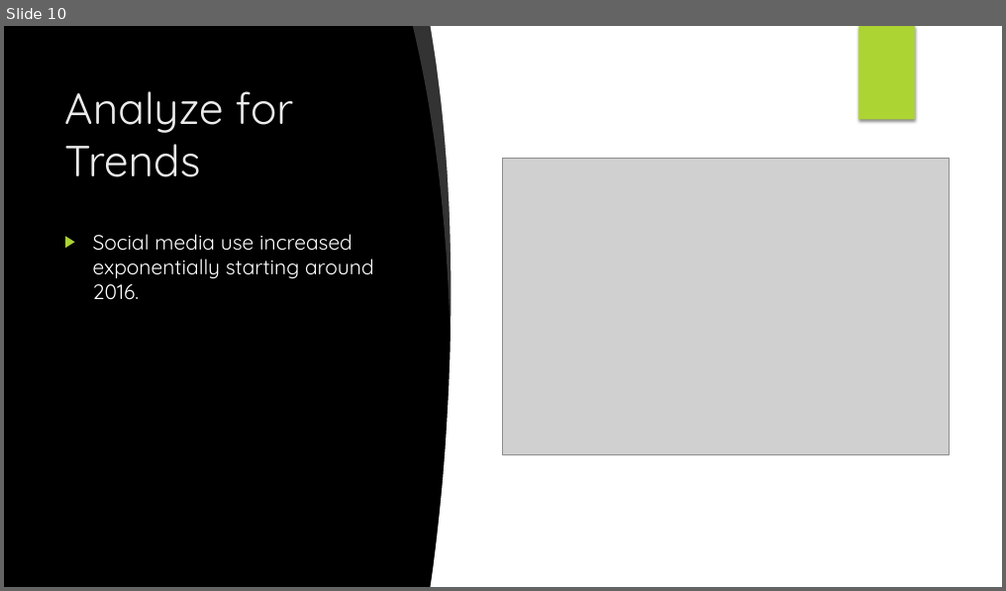
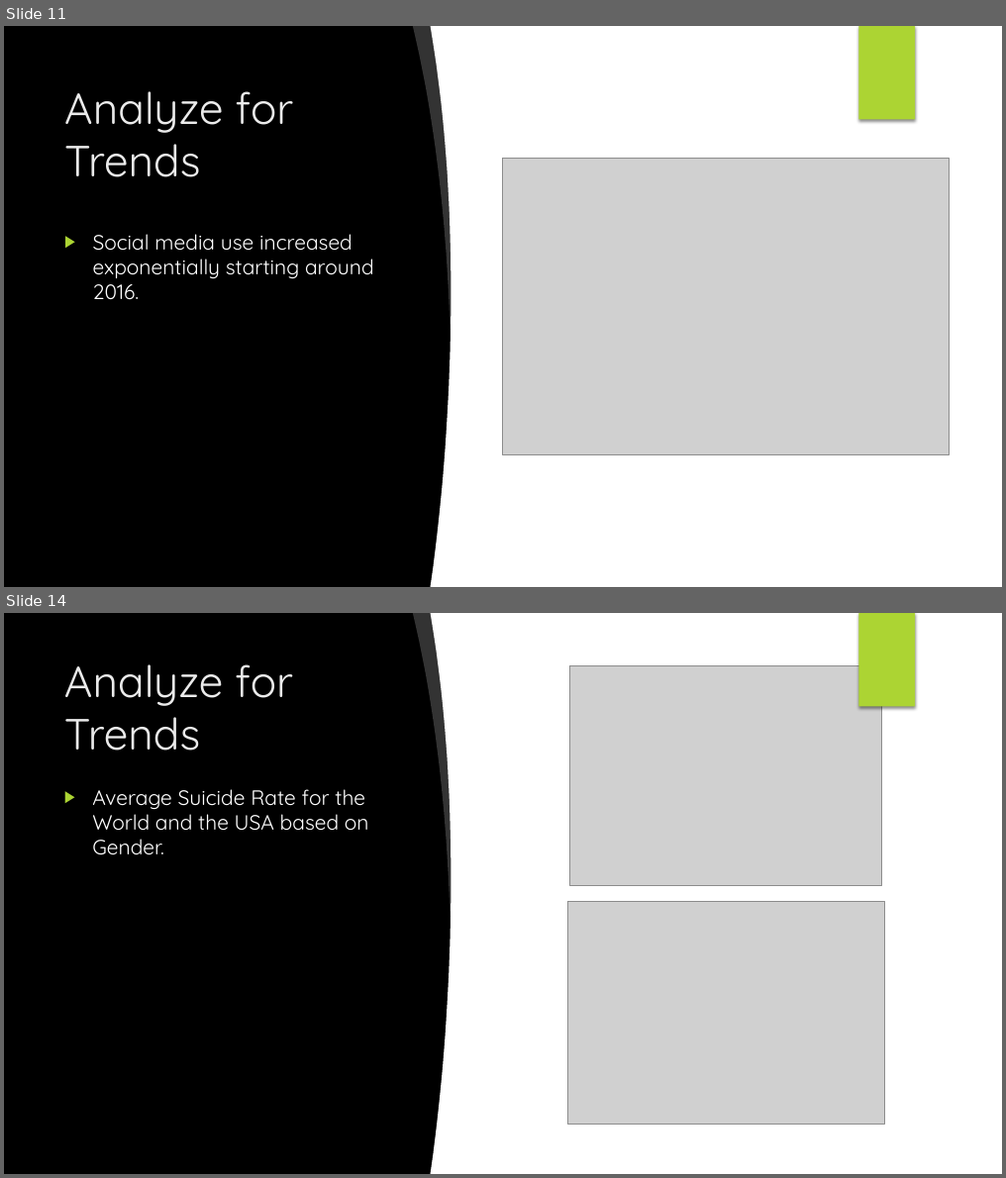
Before and after one commit to ludmilagd/SocialMediaUsageImpact, a slide deck: SocialMediaSuicideRate.pptx. Shown one above the other, each under a label of ours: slide 10 before the commit, slides 11 and 14 after it; the slides between them are not shown. The pictures are 1006x591 and 1006x1178 pixels, drawn with LibreOffice and Linux fonts; fonts in the diff are those of the drawing; grey boxes stand for pictures; background and template pictures are left out. Boxes give left, top, right and bottom in pixels: in the first picture for what was removed or moved away, otherwise in the second. Text is boxed around its words. In the diff, an @@ line names an element or a change of style, - is before the commit and + after.

```diff
--- a/SocialMediaSuicideRate.pptx
+++ b/SocialMediaSuicideRate.pptx
@@ slide 14 added at [4, 613, 1002, 1174], background picture (left out); not listed: 1 template element that a slide beside it also shows @@
@@ freeform shape added at [413, 613, 458, 917], fill #FFFFFF at 20% opacity @@
@@ freeform shape added at [431, 613, 541, 1174], fill #FFFFFF @@
@@ rectangle added at [503, 613, 1002, 1174], fill #FFFFFF @@
@@ rectangle added at [859, 613, 915, 707], fill #ACD433 @@
@@ title added at [64, 664, 293, 751], 42 pt, text #EBEBEB @@
+Analyze for Trends
@@ picture added at [570, 666, 882, 885] @@
@@ text added at [92, 789, 369, 856], 20 pt, text #FFFFFF @@
+▶ Average Suicide Rate for the World and the USA based on Gender.
@@ picture added at [567, 902, 884, 1125] @@
@@ what was slide 10 is now slide 11 @@
```
Also in this commit, not shown: 3 slides changed, 4 other slides added, 1 other file.
